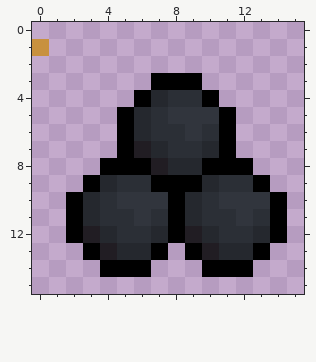
Pixel-art sprite, stored at client/Obstacle.png. The first picture shows the starting point.
The file is 16x16 pixels.
The same view after the edit:
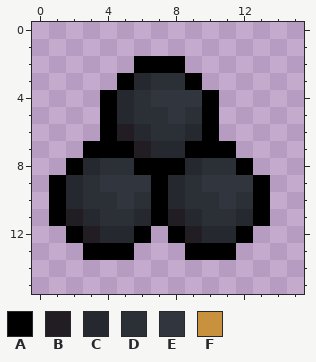
Palette (. is transparent): A #000000  B #211d23  C #25282e  D #2b2f36  E #31353d  F #c8913e
Changes in this commit:
@@ x 0..15 @@
  0 ................
- 1 F...............
- 2 ................
- 3 .......AAA......
- 4 ......ACDDA.....
- 5 .....ACDEEEA....
- 6 .....ACDDEDA....
- 7 .....ABCDDCA....
- 8 ....AAABCCAAA...
- 9 ...ACDDAAACDDA..
-10 ..ACDEEEACDEEEA.
-11 ..ACDDEDACDDEDA.
-12 ..ABCDDCABCDDCA.
-13 ...ABCCA.ABCCA..
-14 ....AAA...AAA...
+ 1 ................
+ 2 ......AAA.......
+ 3 .....ACDDA......
+ 4 ....ACDEEEA.....
+ 5 ....ACDDEDA.....
+ 6 ....ABCDDCA.....
+ 7 ...AAABCCAAA....
+ 8 ..ACDDAAACDDA...
+ 9 .ACDEEEACDEEEA..
+10 .ACDDEDACDDEDA..
+11 .ABCDDCABCDDCA..
+12 ..ABCCA.ABCCA...
+13 ...AAA...AAA....
+14 ................
 15 ................
Where, in picture pixels (left, top, right, bottom), the same in both pictures:
changed: (32, 39, 287, 277)
